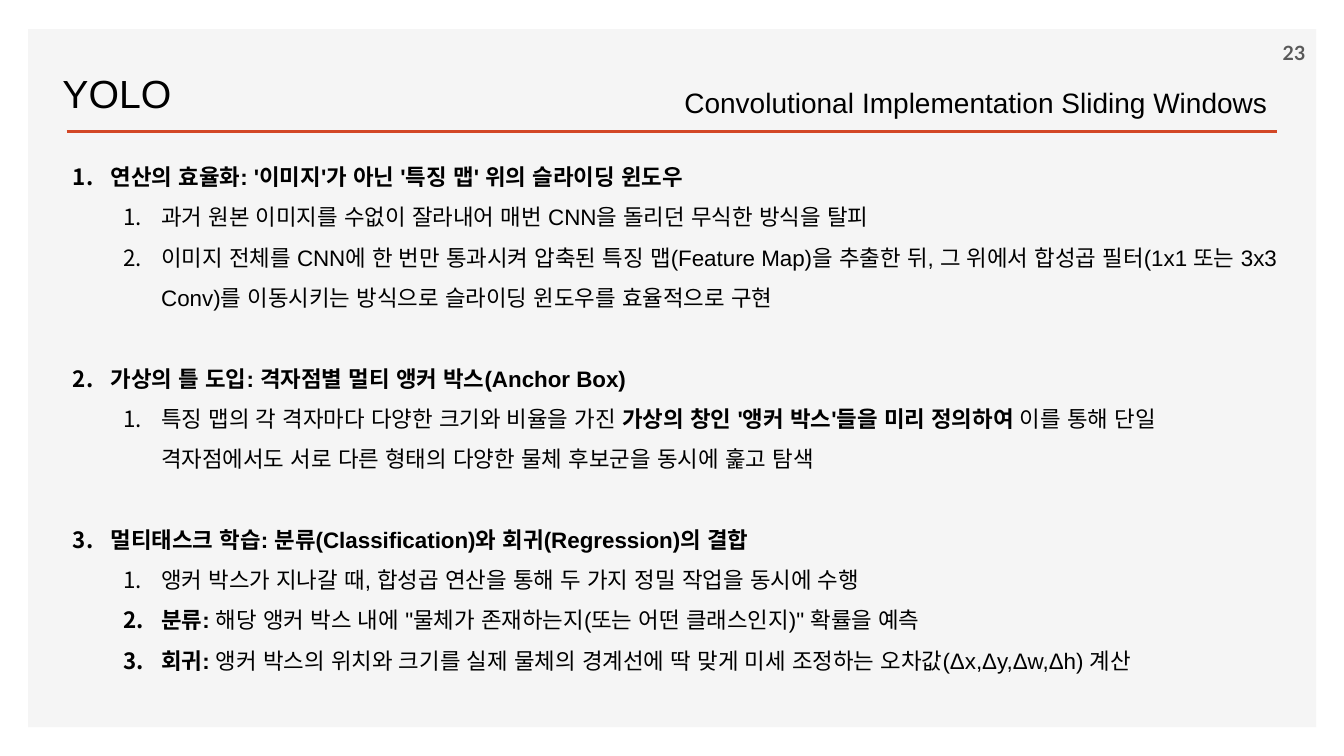
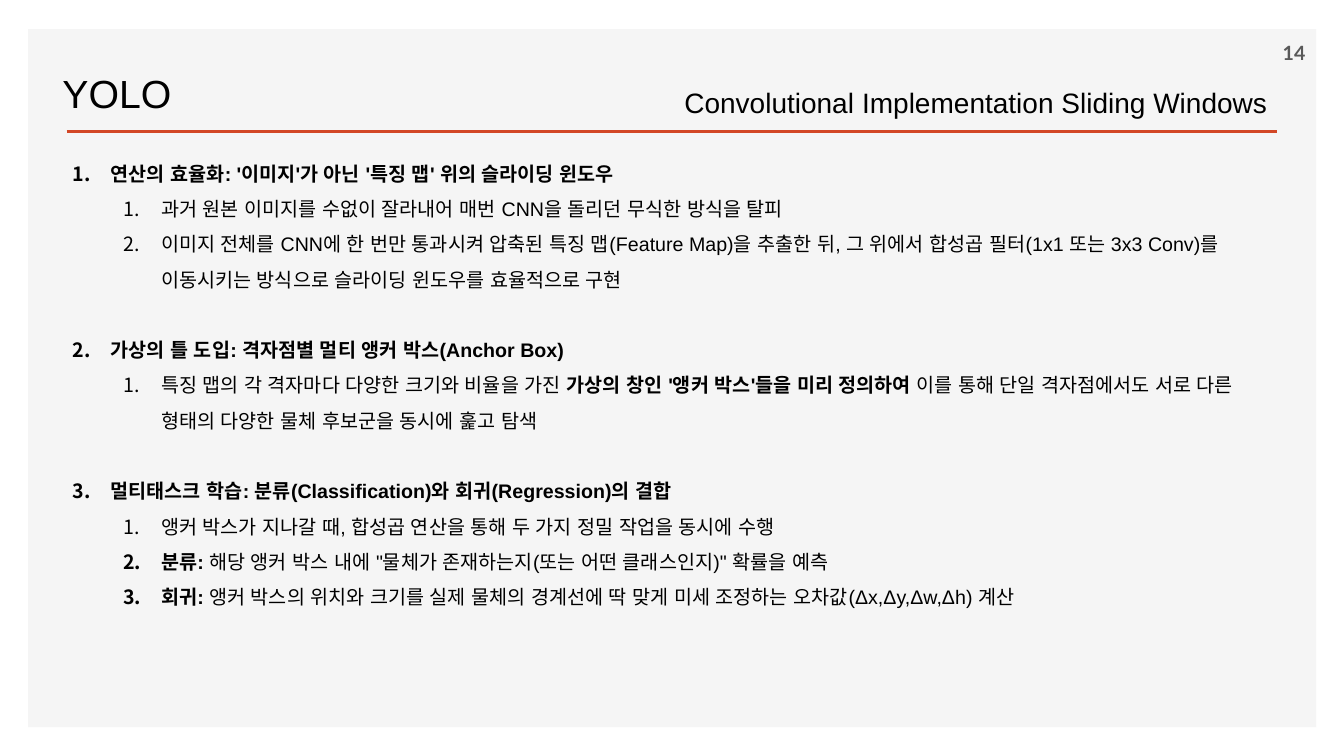
Before and after one commit to ancestor9/2026_Fall_Deep-Learning-with-Python, a slide deck: slide 14 of Chapter 12 Object detection.pptx (slide 23 before the commit). Drawn at 1344x756 pixels with LibreOffice and Linux fonts; fonts in the diff are those of the drawing; background and template pictures are left out. Boxes give left, top, right and bottom in pixels: in the first picture for what was removed or moved away, otherwise in the second. Text is boxed around its words. In the diff, an @@ line names an element or a change of style, - is before the commit and + after.

```diff
--- a/Chapter 12 Object detection.pptx
+++ b/Chapter 12 Object detection.pptx
@@ page number at (x1=1283, y1=46, x2=1306, y2=60): text changed @@
-23
+14
@@ text "연산의 효율화: '이미지'가 아닌 '특징 ..." at (x1=111, y1=164, x2=1233, y2=608): size 16 to 14 pt @@
```
Also in this commit, not shown: 14 other slides changed, 3 slides added.
